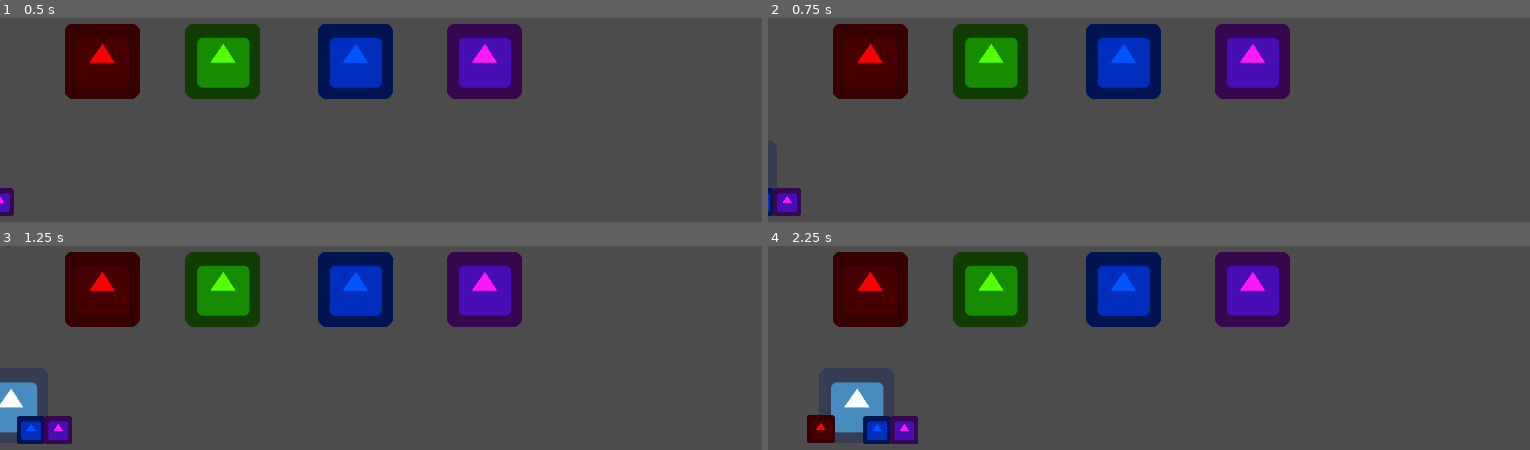
Above: before the commit, frames 1-4 (two rows, left to right).
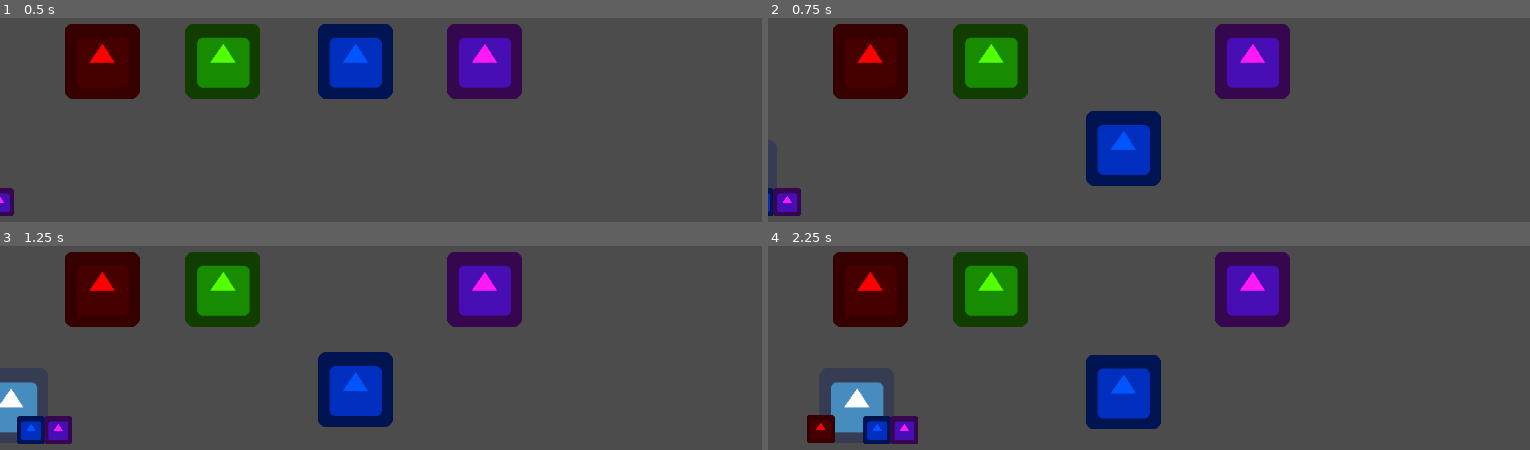
Above: after the commit, the same moments.

Repository: Schroedi/ggj2020
Game: Godot game, scene res://Game/MainScene.tscn
Same seed, same stepped clock (60 frames per second), same inputs: the game is played once before the commit and once after it. This scene is started directly instead of the project's main scene. The engine's default icon, where the game draws it, is replaced by a stand-in: a white triangle on a blue panel in a dark square.
Inputs (mouse positions are in pixels of both pictures, inside the frame that each line leads up to):
- Up to frame 1 (0.5 s): no input
- Up to frame 2 (0.75 s): tap Enter (ui_accept) at 0.5, 0.6 s; move the mouse to (1347, 185) at 0.52 s; hold D from 0.53 s (still down); click (1347, 185) at 0.67 s
- Up to frame 3 (1.25 s): keep holding D; tap Enter (ui_accept) at 0.77, 1.07 s
- Up to frame 4 (2.25 s): release D at 1.25 s; drag from (outside the picture) to (783, 405) at 1.27 s; move the mouse to (1248, 333) at 2.02 s; hold D from 2.03 s (still down); tap Enter (ui_accept) at 2.1 s

Frame 1 is identical in both runs. In frame 2, 7.2% of the frame differs, in the area x 41-52%, y 2-83%; in frame 3, 7.2%; in frame 4, 7.1%.

Commit message:
added better input keys

Diff:
--- a/Game/MainScene.tscn
+++ b/Game/MainScene.tscn
@@ -9,6 +9,78 @@
 
 [sub_resource type="RectangleShape2D" id=1]
 extents = Vector2( 52.3696, 46.4671 )
+
+[sub_resource type="Animation" id=2]
+resource_name = "hit"
+length = 0.5
+tracks/0/type = "bezier"
+tracks/0/path = NodePath(".:position:x")
+tracks/0/interp = 1
+tracks/0/loop_wrap = true
+tracks/0/imported = false
+tracks/0/enabled = false
+tracks/0/keys = {
+"points": PoolRealArray( 130.65, -0.25, 0, 0.25, 0, 130.65, -0.25, 0, 0.25, 0, 130.65, -0.25, 0, 0.25, 0 ),
+"times": PoolRealArray( 0, 0.1, 0.5 )
+}
+tracks/1/type = "bezier"
+tracks/1/path = NodePath(".:position:y")
+tracks/1/interp = 1
+tracks/1/loop_wrap = true
+tracks/1/imported = false
+tracks/1/enabled = true
+tracks/1/keys = {
+"points": PoolRealArray( 111.739, -0.25, 0, 0.25, 0, 244.389, -0.25, 0, 0.25, 0, 111.739, -0.25, 0, 0.25, 0 ),
+"times": PoolRealArray( 0, 0.1, 0.5 )
+}
+tracks/2/type = "value"
+tracks/2/path = NodePath("s1:playing")
+tracks/2/interp = 1
+tracks/2/loop_wrap = true
+tracks/2/imported = false
+tracks/2/enabled = true
+tracks/2/keys = {
+"times": PoolRealArray( 0.08 ),
+"transitions": PoolRealArray( 1 ),
+"update": 1,
+"values": [ true ]
+}
+
+[sub_resource type="Animation" id=3]
+resource_name = "hit"
+length = 0.5
+tracks/0/type = "bezier"
+tracks/0/path = NodePath(".:position:x")
+tracks/0/interp = 1
+tracks/0/loop_wrap = true
+tracks/0/imported = false
+tracks/0/enabled = false
+tracks/0/keys = {
+"points": PoolRealArray( 130.65, -0.25, 0, 0.25, 0, 130.65, -0.25, 0, 0.25, 0, 130.65, -0.25, 0, 0.25, 0 ),
+"times": PoolRealArray( 0, 0.1, 0.5 )
+}
+tracks/1/type = "bezier"
+tracks/1/path = NodePath(".:position:y")
+tracks/1/interp = 1
+tracks/1/loop_wrap = true
+tracks/1/imported = false
+tracks/1/enabled = true
+tracks/1/keys = {
+"points": PoolRealArray( 111.739, -0.25, 0, 0.25, 0, 244.389, -0.25, 0, 0.25, 0, 111.739, -0.25, 0, 0.25, 0 ),
+"times": PoolRealArray( 0, 0.1, 0.5 )
+}
+tracks/2/type = "value"
+tracks/2/path = NodePath("s1:playing")
+tracks/2/interp = 1
+tracks/2/loop_wrap = true
+tracks/2/imported = false
+tracks/2/enabled = true
+tracks/2/keys = {
+"times": PoolRealArray( 0.08 ),
+"transitions": PoolRealArray( 1 ),
+"update": 1,
+"values": [ true ]
+}
 
 [sub_resource type="Animation" id=4]
 resource_name = "hit"
@@ -48,7 +120,6 @@
 
 [sub_resource type="Animation" id=5]
 resource_name = "hit"
-length = 0.5
 tracks/0/type = "bezier"
 tracks/0/path = NodePath(".:position:x")
 tracks/0/interp = 1
@@ -82,77 +153,6 @@
 "values": [ true ]
 }
 
-[sub_resource type="Animation" id=6]
-resource_name = "hit"
-length = 0.5
-tracks/0/type = "bezier"
-tracks/0/path = NodePath(".:position:x")
-tracks/0/interp = 1
-tracks/0/loop_wrap = true
-tracks/0/imported = false
-tracks/0/enabled = false
-tracks/0/keys = {
-"points": PoolRealArray( 130.65, -0.25, 0, 0.25, 0, 130.65, -0.25, 0, 0.25, 0, 130.65, -0.25, 0, 0.25, 0 ),
-"times": PoolRealArray( 0, 0.1, 0.5 )
-}
-tracks/1/type = "bezier"
-tracks/1/path = NodePath(".:position:y")
-tracks/1/interp = 1
-tracks/1/loop_wrap = true
-tracks/1/imported = false
-tracks/1/enabled = true
-tracks/1/keys = {
-"points": PoolRealArray( 111.739, -0.25, 0, 0.25, 0, 244.389, -0.25, 0, 0.25, 0, 111.739, -0.25, 0, 0.25, 0 ),
-"times": PoolRealArray( 0, 0.1, 0.5 )
-}
-tracks/2/type = "value"
-tracks/2/path = NodePath("s1:playing")
-tracks/2/interp = 1
-tracks/2/loop_wrap = true
-tracks/2/imported = false
-tracks/2/enabled = true
-tracks/2/keys = {
-"times": PoolRealArray( 0.08 ),
-"transitions": PoolRealArray( 1 ),
-"update": 1,
-"values": [ true ]
-}
-
-[sub_resource type="Animation" id=7]
-resource_name = "hit"
-tracks/0/type = "bezier"
-tracks/0/path = NodePath(".:position:x")
-tracks/0/interp = 1
-tracks/0/loop_wrap = true
-tracks/0/imported = false
-tracks/0/enabled = false
-tracks/0/keys = {
-"points": PoolRealArray( 130.65, -0.25, 0, 0.25, 0, 130.65, -0.25, 0, 0.25, 0, 130.65, -0.25, 0, 0.25, 0 ),
-"times": PoolRealArray( 0, 0.1, 0.5 )
-}
-tracks/1/type = "bezier"
-tracks/1/path = NodePath(".:position:y")
-tracks/1/interp = 1
-tracks/1/loop_wrap = true
-tracks/1/imported = false
-tracks/1/enabled = true
-tracks/1/keys = {
-"points": PoolRealArray( 111.739, -0.25, 0, 0.25, 0, 244.389, -0.25, 0, 0.25, 0, 111.739, -0.25, 0, 0.25, 0 ),
-"times": PoolRealArray( 0, 0.1, 0.5 )
-}
-tracks/2/type = "value"
-tracks/2/path = NodePath("s1:playing")
-tracks/2/interp = 1
-tracks/2/loop_wrap = true
-tracks/2/imported = false
-tracks/2/enabled = true
-tracks/2/keys = {
-"times": PoolRealArray( 0.08 ),
-"transitions": PoolRealArray( 1 ),
-"update": 1,
-"values": [ true ]
-}
-
 [node name="MainScene" type="Node2D"]
 script = ExtResource( 4 )
 
@@ -316,7 +316,7 @@
 texture = ExtResource( 1 )
 script = ExtResource( 3 )
 type = "r"
-input = "ui_left"
+input = "p1a"
 
 [node name="Area2D2" type="KinematicBody2D" parent="p1"]
 position = Vector2( -0.113571, 1.58043 )
@@ -336,7 +336,7 @@
 texture = ExtResource( 1 )
 script = ExtResource( 3 )
 type = "g"
-input = "ui_down"
+input = "p2a"
 
 [node name="Area2D2" type="KinematicBody2D" parent="p2"]
 position = Vector2( -0.113571, 1.58043 )
@@ -349,14 +349,14 @@
 pitch_scale = 3.08
 
 [node name="AnimationPlayer" type="AnimationPlayer" parent="p2"]
-anims/hit = SubResource( 5 )
+anims/hit = SubResource( 3 )
 
 [node name="p3" type="Sprite" parent="."]
 modulate = Color( 0, 0.333333, 1, 1 )
 position = Vector2( 454.906, 111.739 )
 texture = ExtResource( 1 )
 script = ExtResource( 3 )
-input = "ui_up"
+input = "p3a"
 
 [node name="Area2D2" type="KinematicBody2D" parent="p3"]
 position = Vector2( -0.113571, 1.58043 )
@@ -377,7 +377,7 @@
 texture = ExtResource( 1 )
 script = ExtResource( 3 )
 type = "a"
-input = "ui_right"
+input = "p4a"
 
 [node name="Area2D2" type="KinematicBody2D" parent="p4"]
 position = Vector2( -0.113571, 1.58043 )
@@ -388,15 +388,13 @@
 [node name="s1" type="AudioStreamPlayer" parent="p4"]
 stream = ExtResource( 5 )
 pitch_scale = 0.8
-bus = "Deep"
 
 [node name="AnimationPlayer" type="AnimationPlayer" parent="p4"]
-anims/hit = SubResource( 7 )
+anims/hit = SubResource( 5 )
 
 [node name="AudioStreamPlayer" type="AudioStreamPlayer" parent="."]
 stream = ExtResource( 6 )
 autoplay = true
-bus = "Background"
 [connection signal="body_entered" from="ding/Area2D" to="ding" method="_on_Area2D_body_entered"]
 [connection signal="body_entered" from="ding2/Area2D" to="ding2" method="_on_Area2D_body_entered"]
 [connection signal="body_entered" from="ding3/Area2D" to="ding3" method="_on_Area2D_body_entered"]
--- a/p1.gd
+++ b/p1.gd
@@ -2,6 +2,7 @@
 
 export var type = "b"
 export var input = "ui_accept"
+export var input2 = "ui_accept"
 
 func _input(event:InputEvent):
 	if event.is_action_pressed(input):
--- a/project.godot
+++ b/project.godot
@@ -46,6 +46,49 @@
 window/stretch/mode="2d"
 window/stretch/aspect="keep_height"
 
+[input]
+
+p1a={
+"deadzone": 0.5,
+"events": [ Object(InputEventKey,"resource_local_to_scene":false,"resource_name":"","device":0,"alt":false,"shift":false,"control":false,"meta":false,"command":false,"pressed":false,"scancode":81,"unicode":0,"echo":false,"script":null)
+ ]
+}
+p1b={
+"deadzone": 0.5,
+"events": [ Object(InputEventKey,"resource_local_to_scene":false,"resource_name":"","device":0,"alt":false,"shift":false,"control":false,"meta":false,"command":false,"pressed":false,"scancode":65,"unicode":0,"echo":false,"script":null)
+ ]
+}
+p2a={
+"deadzone": 0.5,
+"events": [ Object(InputEventKey,"resource_local_to_scene":false,"resource_name":"","device":0,"alt":false,"shift":false,"control":false,"meta":false,"command":false,"pressed":false,"scancode":85,"unicode":0,"echo":false,"script":null)
+ ]
+}
+p2b={
+"deadzone": 0.5,
+"events": [ Object(InputEventKey,"resource_local_to_scene":false,"resource_name":"","device":0,"alt":false,"shift":false,"control":false,"meta":false,"command":false,"pressed":false,"scancode":74,"unicode":0,"echo":false,"script":null)
+ ]
+}
+p3a={
+"deadzone": 0.5,
+"events": [ Object(InputEventKey,"resource_local_to_scene":false,"resource_name":"","device":0,"alt":false,"shift":false,"control":false,"meta":false,"command":false,"pressed":false,"scancode":16777221,"unicode":0,"echo":false,"script":null)
+ ]
+}
+p3b={
+"deadzone": 0.5,
+"events": [ Object(InputEventKey,"resource_local_to_scene":false,"resource_name":"","device":0,"alt":false,"shift":false,"control":false,"meta":false,"command":false,"pressed":false,"scancode":16777237,"unicode":0,"echo":false,"script":null)
+ ]
+}
+p4a={
+"deadzone": 0.5,
+"events": [ Object(InputEventKey,"resource_local_to_scene":false,"resource_name":"","device":0,"alt":false,"shift":false,"control":false,"meta":false,"command":false,"pressed":false,"scancode":16777349,"unicode":0,"echo":false,"script":null)
+ ]
+}
+p4b={
+"deadzone": 0.5,
+"events": [ Object(InputEventKey,"resource_local_to_scene":false,"resource_name":"","device":0,"alt":false,"shift":false,"control":false,"meta":false,"command":false,"pressed":false,"scancode":16777222,"unicode":0,"echo":false,"script":null)
+ ]
+}
+
 [input_devices]
 
 pointing/emulate_touch_from_mouse=true
Not shown: 2 places in Game/MainScene.tscn that only renumber resources
